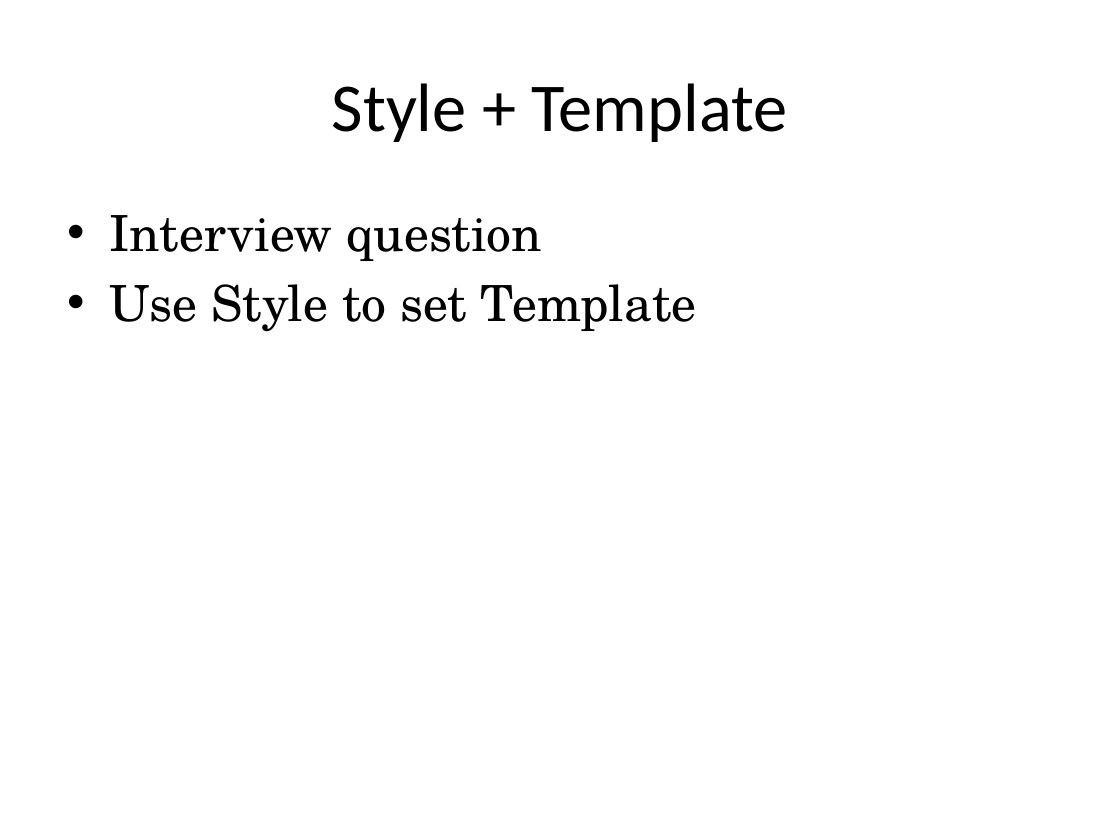
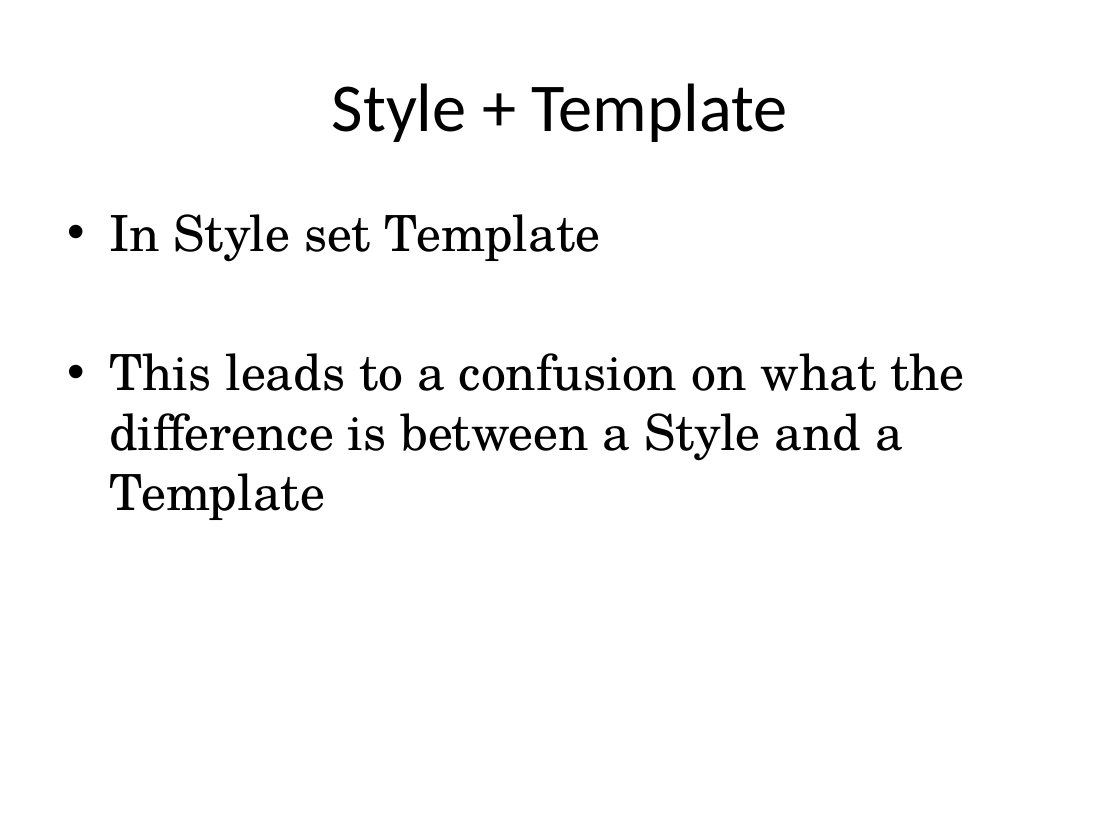
Before and after one commit to RookieOne/JBsWpfExamples, a slide deck: slide 33 of Adv WPF Workshop.pptx (slide 32 before the commit). Drawn at 1120x840 pixels with LibreOffice and Linux fonts; fonts in the diff are those of the drawing. Boxes give left, top, right and bottom in pixels: in the first picture for what was removed or moved away, otherwise in the second. Text is boxed around its words. In the diff, an @@ line names an element or a change of style, - is before the commit and + after.

```diff
--- a/Adv WPF Workshop.pptx
+++ b/Adv WPF Workshop.pptx
@@ text at (109,214,964,520): text changed @@
-• Interview question
-• Use Style to set Template
+• In Style set Template
+• This leads to a confusion on what the difference is between a Style and a Template
```
Also in this commit, not shown: 30 other slides changed, 8 slides added, 8 slides removed, 8 other files.
